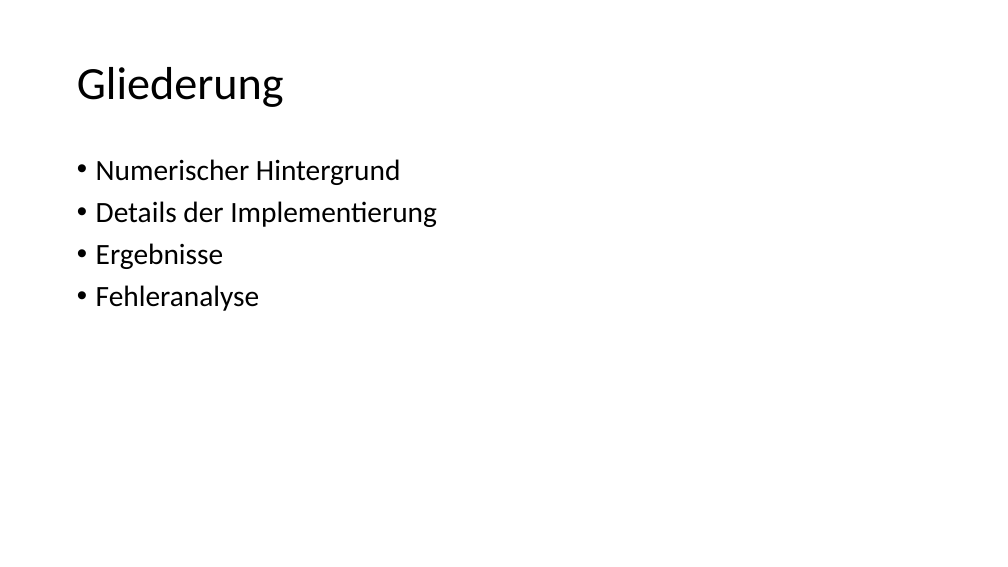
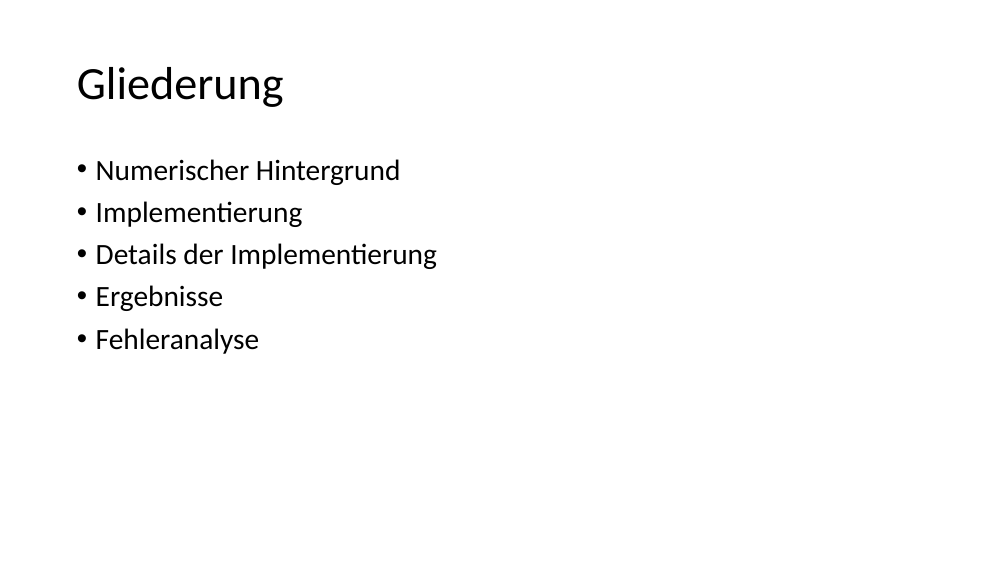
Before and after one commit to JMennenga/Numerik, a slide deck: slide 2 of Wirbelströmungen.pptx. Drawn at 1008x567 pixels with LibreOffice and Linux fonts; fonts in the diff are those of the drawing. Boxes give left, top, right and bottom in pixels: in the first picture for what was removed or moved away, otherwise in the second. Text is boxed around its words. In the diff, an @@ line names an element or a change of style, - is before the commit and + after.

```diff
--- a/Wirbelströmungen.pptx
+++ b/Wirbelströmungen.pptx
@@ text at bbox=[96, 201, 303, 227]: paragraph added @@
+• Implementierung
```
Also in this commit, not shown: 1 other slide changed, 2 slides added.
